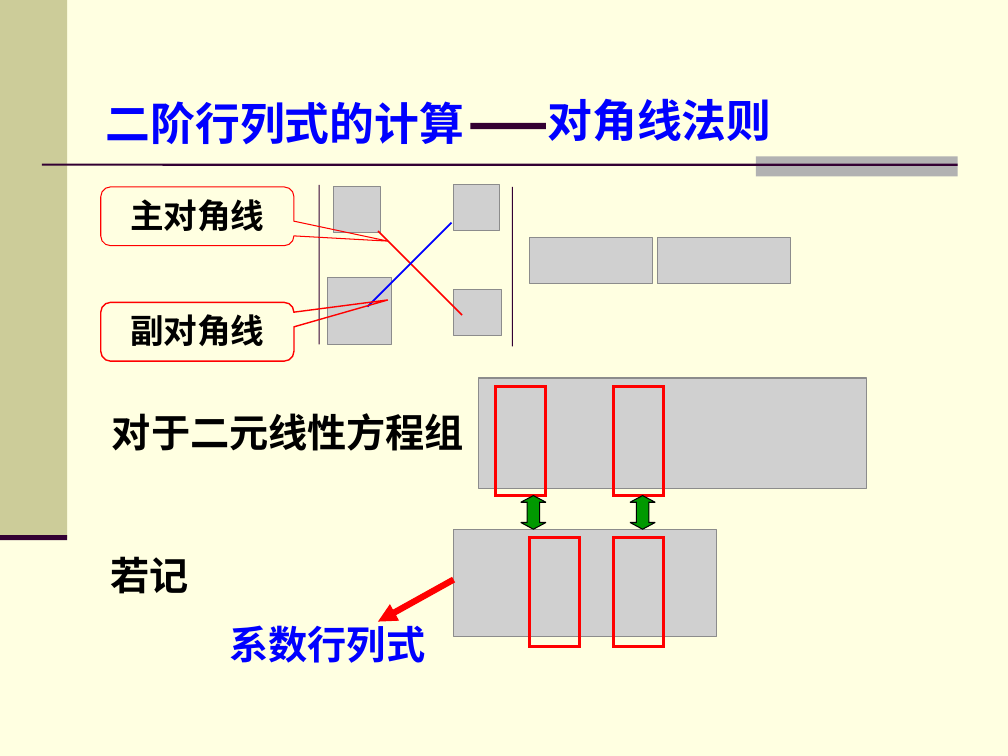
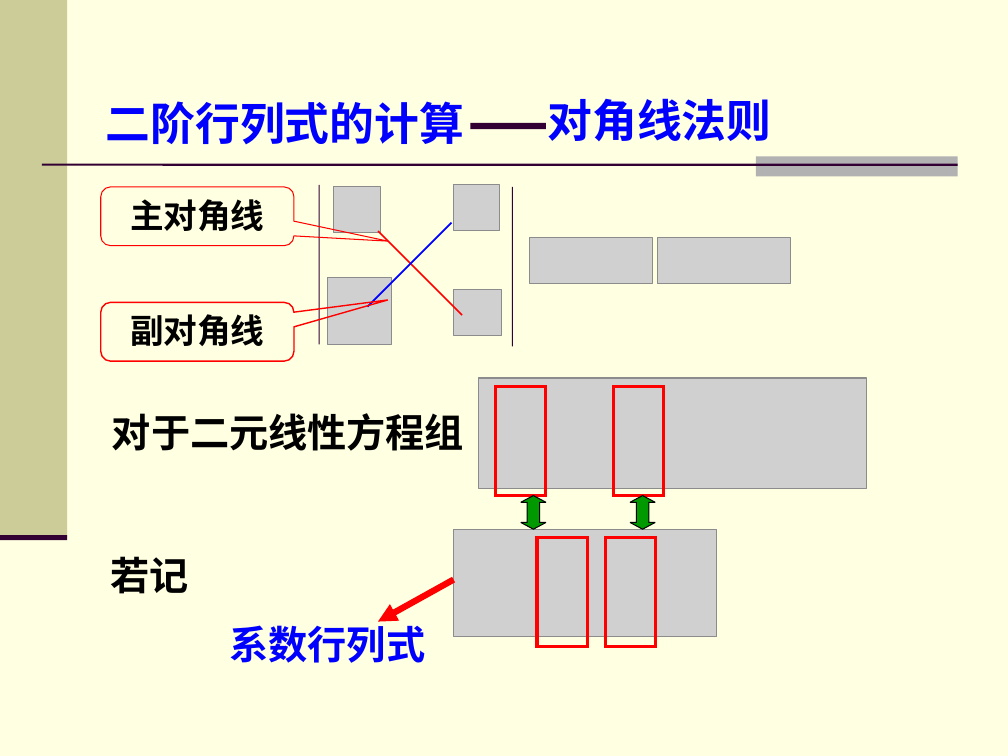
Before and after one commit to zhangbiaomath/zhangbiaomath.github.io, a slide deck: slide 5 of teaching/gaodai/课件/第2章-行列式.ppt. Drawn at 1008x756 pixels with LibreOffice and Linux fonts; fonts in the diff are those of the drawing; grey boxes stand for pictures. Boxes give left, top, right and bottom in pixels: in the first picture for what was removed or moved away, otherwise in the second. Text is boxed around its words. In the diff, an @@ line names an element or a change of style, - is before the commit and + after.

```diff
--- a/teaching/gaodai/课件/第2章-行列式.ppt
+++ b/teaching/gaodai/课件/第2章-行列式.ppt
@@ up down arrow at (x1=521, y1=496, x2=546, y2=529): proportions changed @@
@@ rectangle moved from (x1=529, y1=537, x2=580, y2=646) to (x1=537, y1=537, x2=588, y2=646) @@
@@ rectangle moved from (x1=613, y1=537, x2=663, y2=646) to (x1=606, y1=537, x2=656, y2=646) @@
```
Also in this commit, not shown: 35 other slides changed, 3 other files.
